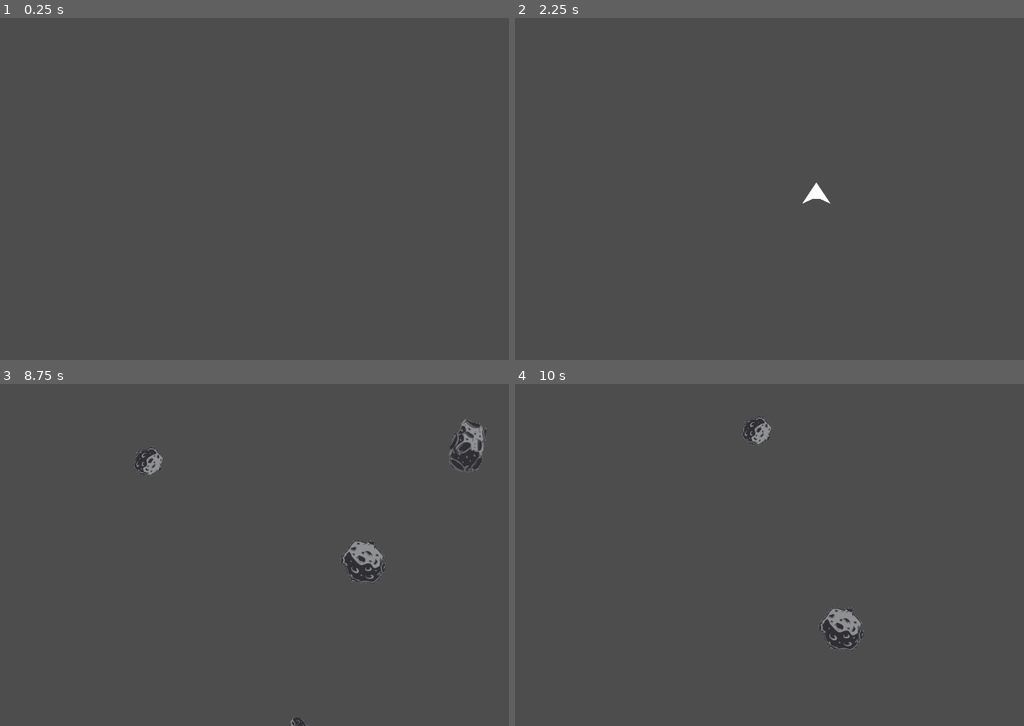
Above: before the commit, frames 1-4 (two rows, left to right).
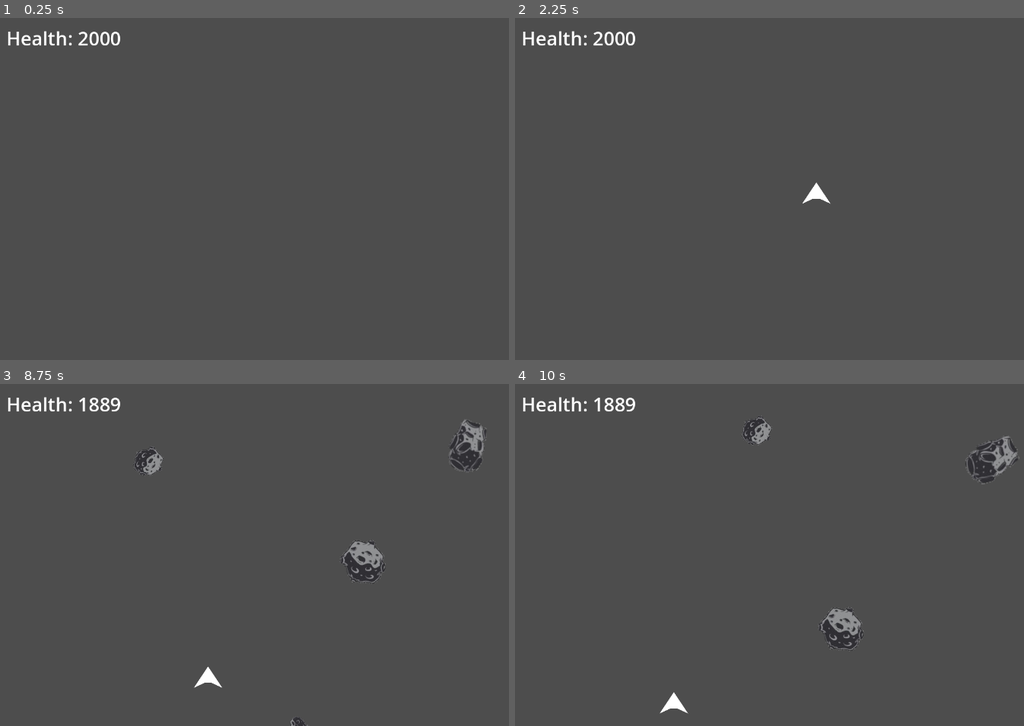
Above: after the commit, the same moments.

Repository: Lucapetre/starstroids
Game: Godot game, scene res://game_scene.tscn
Same seed, same stepped clock (60 frames per second), same inputs: the game is played once before the commit and once after it.
Inputs:
- Up to frame 1 (0.25 s): no input
- Up to frame 2 (2.25 s): tap Enter at 0.5, 2 s; hold E (strafe_right) 0.53-1.28 s; hold S (decelerate) 0.53-1.28 s; tap Space at 1.25 s; hold Q (strafe_left) 1.28-2.03 s; tap S (decelerate) at 1.35 s; hold E (strafe_right) from 2.03 s (still down); hold S (decelerate) from 2.03 s (still down)
- Up to frame 3 (8.75 s): release E (strafe_right) at 2.78 s; release S (decelerate) at 2.78 s; hold W (accelerate) 2.78-3.53 s; tap S (decelerate) every 1.5 s from 2.85 to 7.35 s; hold S (decelerate) 3.53-4.28 s; hold Q (strafe_left) 3.53-5.78 s; hold S (decelerate) 5.03-5.78 s; hold E (strafe_right) 5.78-6.53 s; hold W (accelerate) 6.53-7.28 s; hold S (decelerate) 6.53-7.28 s; hold E (strafe_right) 7.28-8.03 s; hold Q (strafe_left) from 8.03 s (still down); hold S (decelerate) from 8.03 s (still down)
- Up to frame 4 (10 s): release S (decelerate) at 8.78 s; tap S (decelerate) at 8.85 s; release Q (strafe_left) at 9.53 s; hold W (accelerate) from 9.53 s (still down); hold S (decelerate) from 9.53 s (still down)

The runs differ from the first frame. In frame 1, 0.4% of the frame differs, in the area x 1-24%, y 3-8%; in frame 2, 0.4%; in frame 3, 0.5%; in frame 4, 1.2%, in the area x 1-100%, y 3-97%.

Commit message:
Health mechanic and first HUD

Diff:
--- a/game_scene.tscn
+++ b/game_scene.tscn
@@ -58,7 +58,15 @@
 
 
 func _on_player_hit():
+	pass
+
+
+func _on_player_dead():
 	game_over()
+
+
+func _on_player_health_changed():
+	$HealthLabel.set_text(\"Health: \" + str($Player.health))
 "
 
 [sub_resource type="Curve2D" id="Curve2D_cjt62"]
@@ -66,6 +74,9 @@
 "points": PackedVector2Array(0, 0, 0, 0, 0, 0, 0, 0, 0, 0, 1280, 0, 0, 0, 0, 0, 1280, 720, 0, 0, 0, 0, 0, 720, 0, 0, 0, 0, 0, 0)
 }
 point_count = 5
+
+[sub_resource type="LabelSettings" id="LabelSettings_3ueq0"]
+font_size = 40
 
 [node name="GameScene" type="Node"]
 script = SubResource("GDScript_se2k6")
@@ -84,6 +95,17 @@
 wait_time = 2.0
 one_shot = true
 
+[node name="HealthLabel" type="Label" parent="."]
+offset_left = 15.0
+offset_top = 15.0
+offset_right = 256.0
+offset_bottom = 73.0
+text = "Health: 2000"
+label_settings = SubResource("LabelSettings_3ueq0")
+horizontal_alignment = 1
+
 [connection signal="timeout" from="AsteroidSpawnTimer" to="." method="_on_asteroid_spawn_timer_timeout"]
+[connection signal="dead" from="Player" to="." method="_on_player_dead"]
+[connection signal="health_changed" from="Player" to="." method="_on_player_health_changed"]
 [connection signal="hit" from="Player" to="." method="_on_player_hit"]
 [connection signal="timeout" from="StartTimer" to="." method="_on_start_timer_timeout"]
--- a/player.gd
+++ b/player.gd
@@ -1,10 +1,14 @@
 extends Area2D
 
 signal hit
+signal dead
+signal health_changed
 
 @export var speed_limit = 400
 @export var standard_acceleration = 200
 @export var rotation_speed = 90 * (TAU / 180)
+@export var max_health = 2000
+@export var health = 2000
 
 var velocity = Vector2.ZERO
 
@@ -16,6 +20,8 @@
 
 	position = start_position
 	show()
+	health = 2000
+	health_changed.emit()
 	$CollisionPolygon2D.set_deferred("disabled",false)
 
 
@@ -74,11 +80,47 @@
 	if position.y > screen_size.y + wrap_size:
 		position.y = -wrap_delta
 
+
+func player_hit():
+
+	health -= randi_range(50,150)
+	if (health <= 0):
+		hide()
+		health = 0
+		health_changed.emit()
+		dead.emit()
+		return
+
+	health_changed.emit()
+
+	hit.emit()
+	$CollisionPolygon2D.set_deferred("disabled", true)
+	hide()
+
+	$InvulnerabilityTimer.start()
+	$ShowTimer.start()
+
+
+func _on_invulnerability_timer_timeout():
+
+	$HideTimer.stop()
+	$ShowTimer.stop()
+	show()
+	$CollisionPolygon2D.set_deferred("disabled",false)
+
+func _on_show_timer_timeout():
+	show()
+	$HideTimer.start()
+
+func _on_hide_timer_timeout():
+	hide()
+	$ShowTimer.start()
+
 func _on_body_entered(body):
 
-	hide() # replace with health/damage system
-	hit.emit()
-	$CollisionPolygon2D.set_deferred("disabled", true)
+	player_hit()
+
+
 
 	body.queue_free()
 
--- a/player.tscn
+++ b/player.tscn
@@ -13,4 +13,19 @@
 [node name="Sprite2D" type="Sprite2D" parent="."]
 texture = ExtResource("2_fl350")
 
+[node name="ShowTimer" type="Timer" parent="."]
+wait_time = 0.1
+one_shot = true
+
+[node name="HideTimer" type="Timer" parent="."]
+wait_time = 0.4
+one_shot = true
+
+[node name="InvulnerabilityTimer" type="Timer" parent="."]
+wait_time = 5.0
+one_shot = true
+
 [connection signal="body_entered" from="." to="." method="_on_body_entered"]
+[connection signal="timeout" from="ShowTimer" to="." method="_on_show_timer_timeout"]
+[connection signal="timeout" from="HideTimer" to="." method="_on_hide_timer_timeout"]
+[connection signal="timeout" from="InvulnerabilityTimer" to="." method="_on_invulnerability_timer_timeout"]
Not shown: 1 places in game_scene.tscn that only renumber resources
